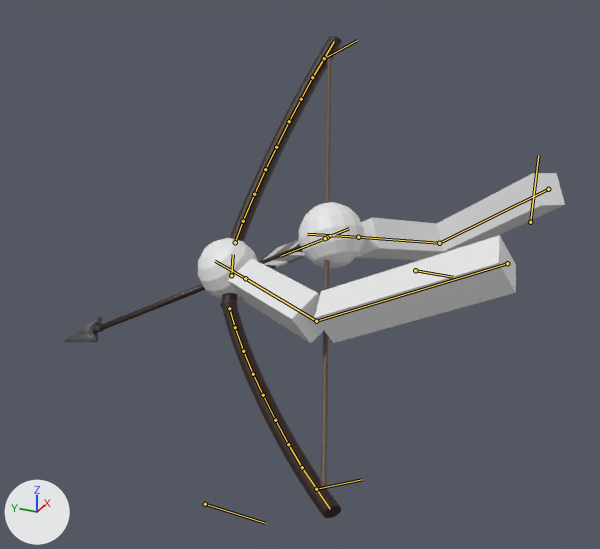
What one commit did to the Blender file Assets/Models/Arms (Bow).blend.
Both versions are drawn from a camera (50 mm lens) standing at (-21.41, -2.92, 7.92) and looking at (0.11, 6.77, -2.84). Lighting does not change. The marker at lower left points along +X, +Y and +Z. Both versions are drawn at frame 1 of the action 'Idle'; the numbers are the values there. The bones that bend it are drawn over the model as lines.
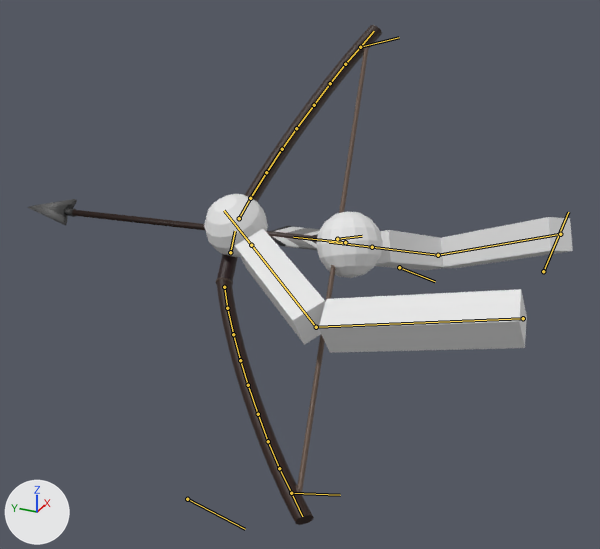
The change in detail:
Bone 'Root' (bone_root) moves from (0.0, 0.0, 0.0) to (0.41, -1.35, 0.3).
Bone 'Root' (bone_root) turns from (0, 0, 0) to (8, 1, -11) degrees about its own x, y and z.
Bone 'ArmIK.R' (bone_armik_r) moves from (-1.27, -5.06, 11.94) to (-1.14, -4.9, 11.78).
Bone 'ArmIK.R' (bone_armik_r) turns from (0, 0, 0) to (-10, -1, -8) degrees about its own x, y and z.
Bone 'Pole.R' (bone_pole_r) moves from (5.83, -7.38, 0.0) to (5.81, -8.06, 0.0).
Bone 'Pole.R' (bone_pole_r) turns from (0, 0, 0) to (0, 0, -13) degrees about its own x, y and z.
Bone 'ArmIK.L' (bone_armik_l) moves from (0.63, -9.02, -12.36) to (0.31, -8.67, -11.98).
Bone 'ArmIK.L' (bone_armik_l) turns from (0, 0, 0) to (-10, -1, -8) degrees about its own x, y and z.
Bone 'Bow Handle' (bone_bow_handle) moves from (0.01, -3.29, 9.28) to (0.01, -2.48, 9.28).
Bone 'Bow Handle' (bone_bow_handle) turns from (-20, -22, -46) to (-11, -12, -49) degrees about its own x, y and z.
Bone 'Arrow Root' (bone_arrow_root) moves from (0.0, 0.0, 0.0) to (0.11, -0.3, -0.09).
Bone 'Arrow Root' (bone_arrow_root) turns from (0, 0, 0) to (8, -1, 10) degrees about its own x, y and z.

Pixel boxes (x1, y1, x2, y2) of what changed, in the pictures (600 x 549 px):
'Cube', posed (6% shorter): before (198, 173, 565, 343); after (204, 194, 573, 353)
'Cylinder', posed (37% wider): before (220, 36, 342, 518); after (215, 25, 382, 525)
'Cube.001', posed (21% wider, 50% shorter): before (65, 239, 306, 342); after (28, 199, 320, 250)
'Cylinder.001', posed (555% wider): before (321, 56, 331, 487); after (298, 46, 369, 494)
bone 'Root', root to tip: before (530, 222) to (538, 155); after (543, 271) to (568, 212)
bone 'Pole.R', root to tip: before (415, 270) to (453, 277); after (399, 267) to (435, 281)
bone 'Bow Handle', root to tip: before (231, 275) to (233, 254); after (230, 252) to (235, 231)
bone 'Arrow Root', root to tip: before (325, 238) to (280, 256); after (345, 242) to (293, 237)
